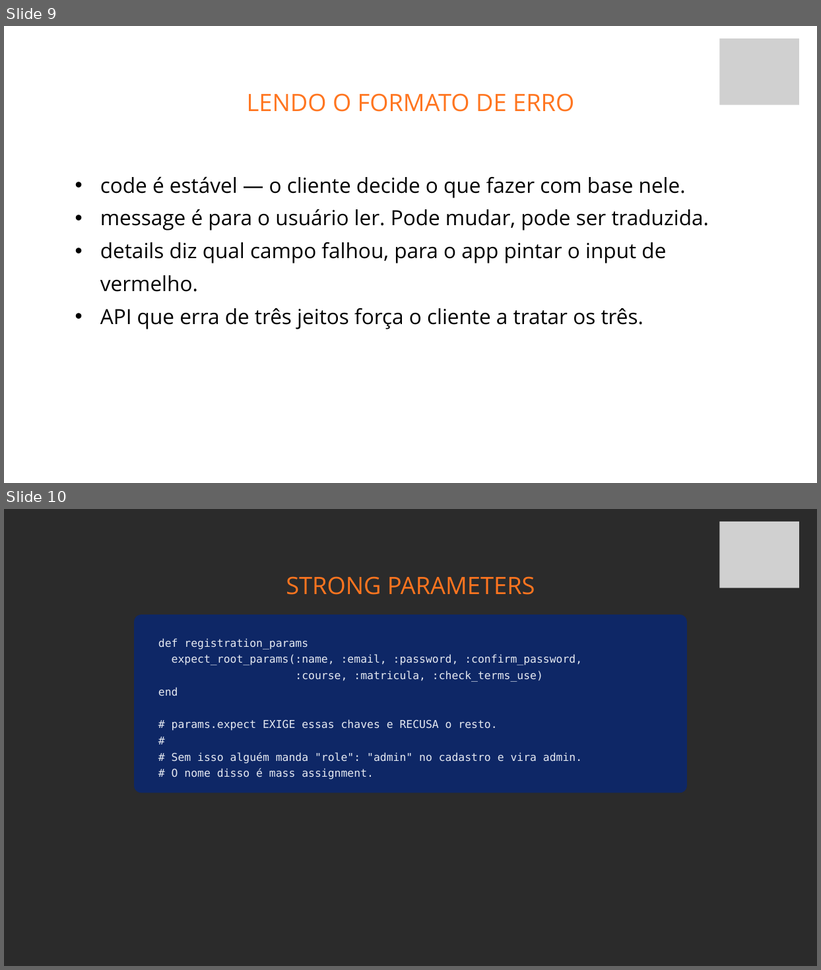
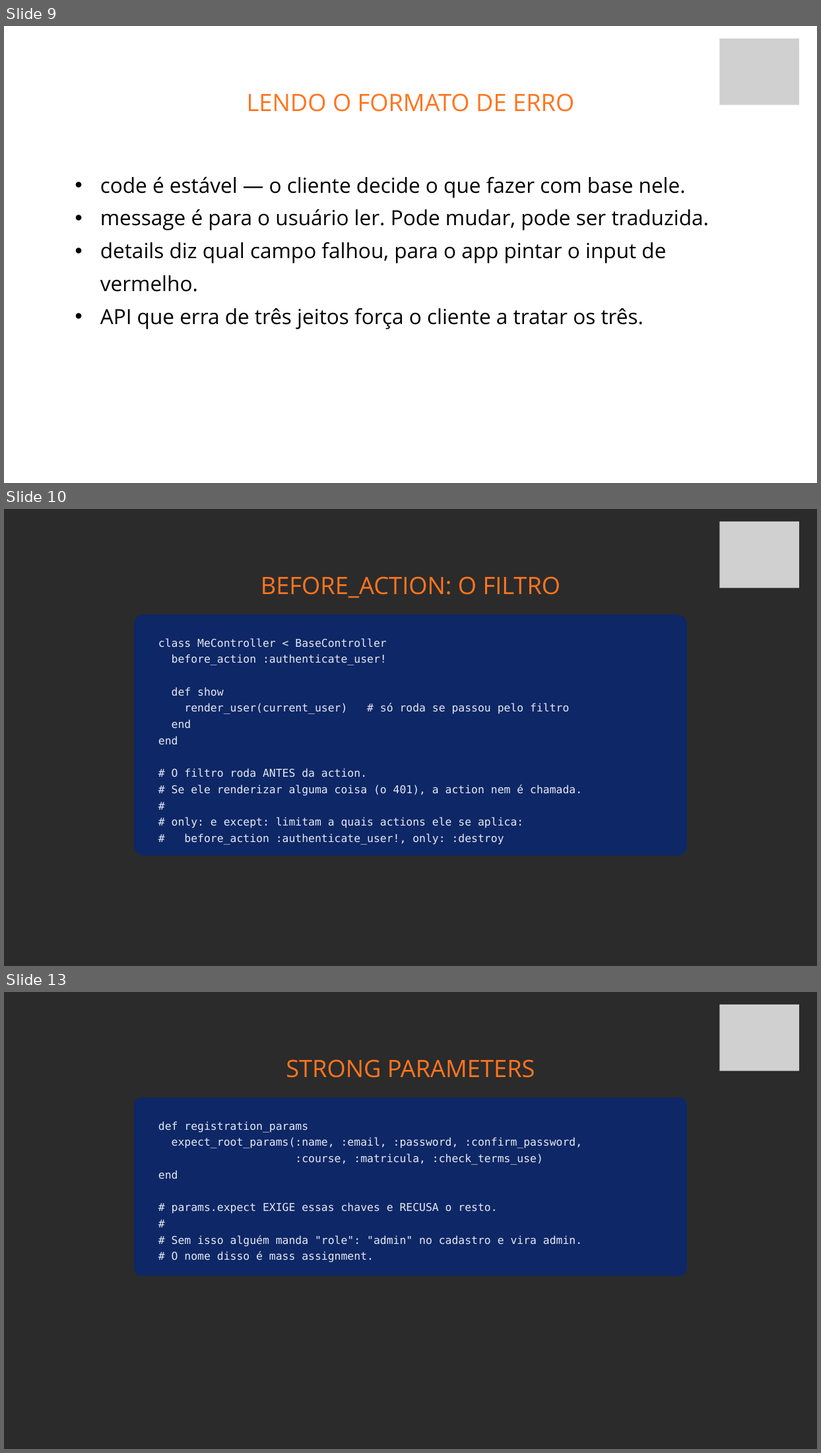
Before and after one commit to fabriciosiqueira08/capacitacao-gabarito, a slide deck: slides/build/aula-03-autenticacao.pptx. Shown one above the other, each under a label of ours: slides 9 and 10 before the commit, slides 9, 10 and 13 after it; the slides between them are not shown. The pictures are 821x970 and 821x1453 pixels, drawn with LibreOffice and Linux fonts; fonts in the diff are those of the drawing; grey boxes stand for pictures; background and template pictures are left out; a plain dark background stands for a picture behind light text. Boxes give left, top, right and bottom in pixels: in the first picture for what was removed or moved away, otherwise in the second. Text is boxed around its words. In the diff, an @@ line names an element or a change of style, - is before the commit and + after.

```diff
--- a/slides/build/aula-03-autenticacao.pptx
+++ b/slides/build/aula-03-autenticacao.pptx
@@ slide 10 added at (4, 509, 817, 966), background picture (left out) @@
@@ picture added at (719, 522, 799, 588) @@
@@ text added at (261, 576, 561, 598), 42.4 pt, text #FF751F @@
+BEFORE_ACTION: O FILTRO
@@ rounded rectangle added at (134, 615, 687, 855), fill #0E2766 @@
@@ text added at (158, 638, 582, 845), 19.2 pt, text #E6EAF2 @@
+class MeController < BaseController
+before_action :authenticate_user!
+def show
+render_user(current_user) # só roda se passou pelo filtro
+end
+end
+# O filtro roda ANTES da action.
+# Se ele renderizar alguma coisa (o 401), a action nem é chamada.
+#
+# only: e except: limitam a quais actions ele se aplica:
+# before_action :authenticate_user!, only: :destroy
@@ what was slide 10 is now slide 13 @@
```
Also in this commit, not shown: 6 other slides added, 25 other files.
